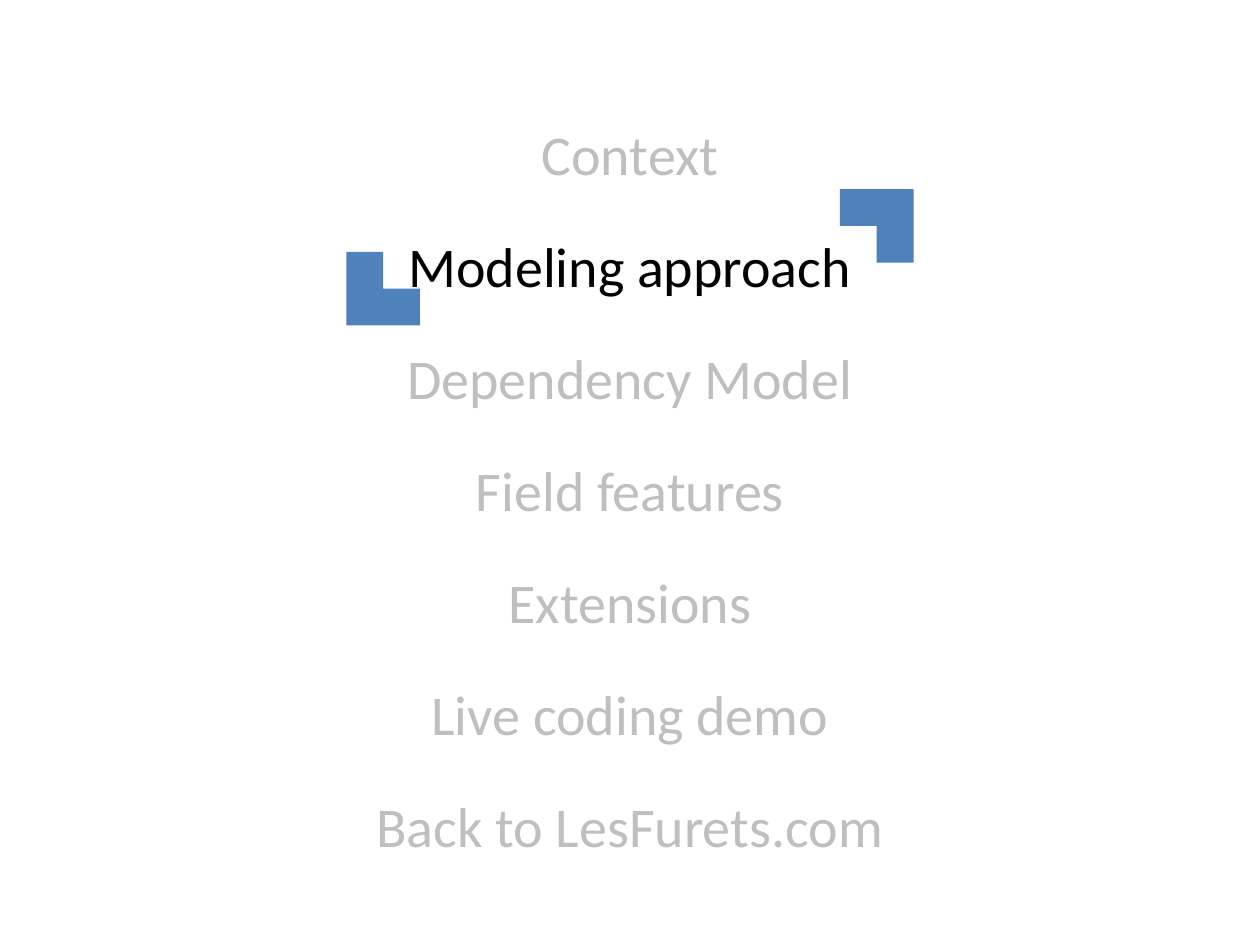
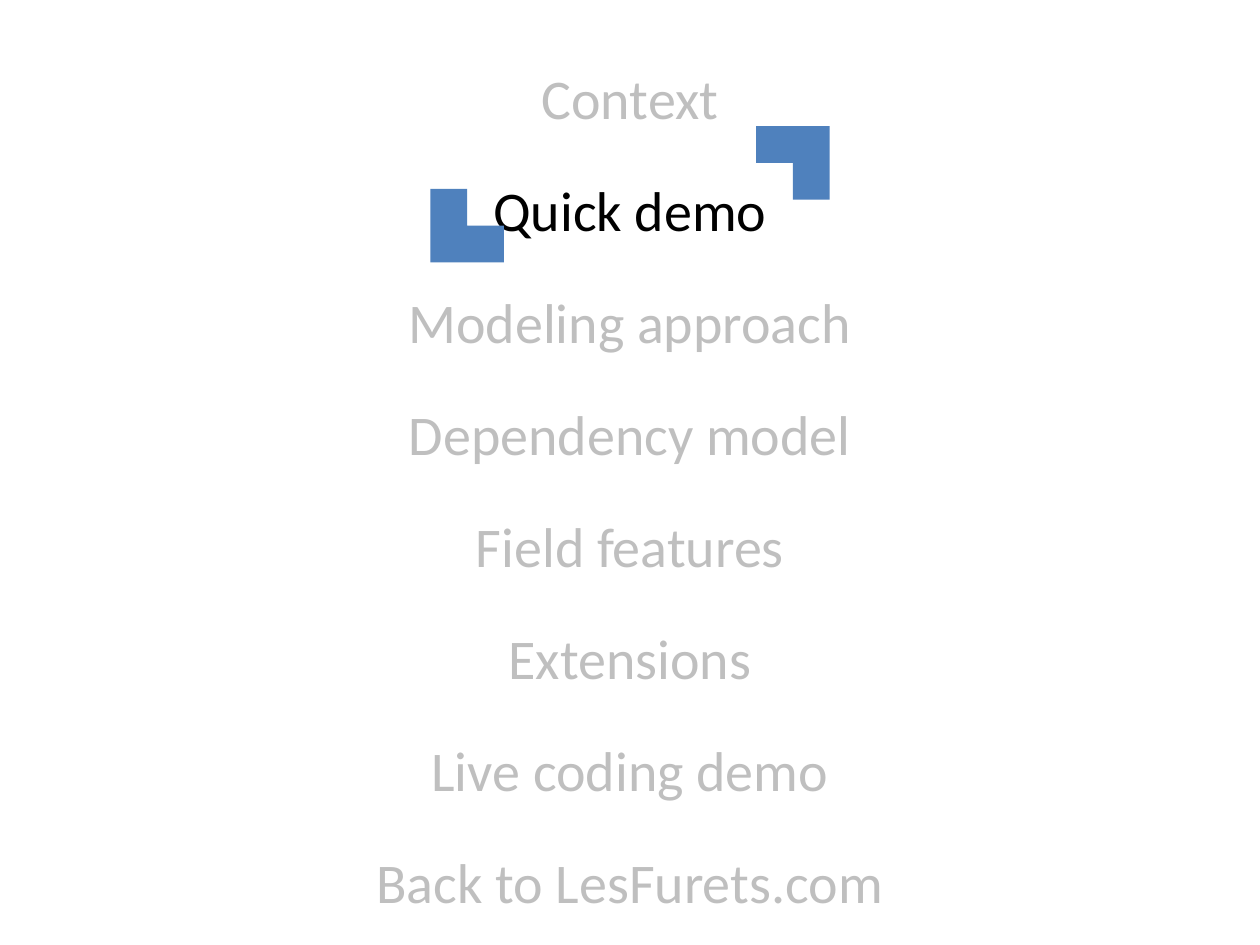
Before and after one commit to lesfurets/mdl4ui, a slide deck: slide 11 of mdl4ui-docs/mdl4ui_cg2013.pptx (slide 12 before the commit). Drawn at 1260x945 pixels with LibreOffice and Linux fonts; fonts in the diff are those of the drawing; background and template pictures are left out. Boxes give left, top, right and bottom in pixels: in the first picture for what was removed or moved away, otherwise in the second. Text is boxed around its words. In the diff, an @@ line names an element or a change of style, - is before the commit and + after.

```diff
--- a/mdl4ui-docs/mdl4ui_cg2013.pptx
+++ b/mdl4ui-docs/mdl4ui_cg2013.pptx
@@ corner: place and size @@
-corner at (840, 189, 914, 262)
+corner at (756, 126, 829, 199)
@@ corner: place and size @@
-corner at (346, 252, 420, 325)
+corner at (431, 189, 504, 262)
@@ text at (493, 192, 767, 244): paragraph added @@
+Quick demo
@@ text at (408, 304, 851, 352): text colour #000000 to #BFBFBF in "Modeling approach" @@
@@ text at (409, 416, 850, 464): text changed @@
-Dependency Model
+Dependency model
```
Also in this commit, not shown: 10 other slides changed, 1 slide added, 1 slide removed, 3 other files.
